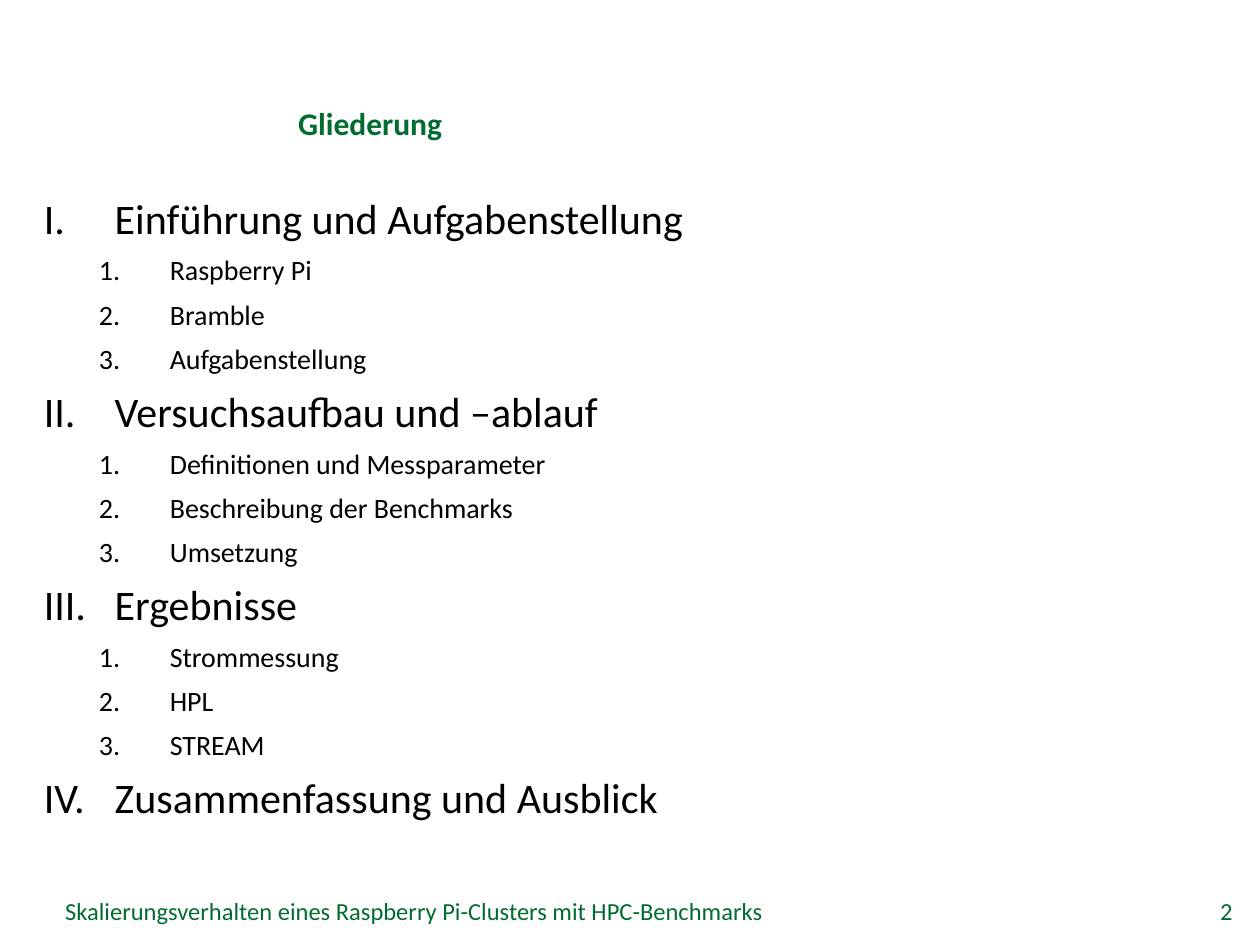
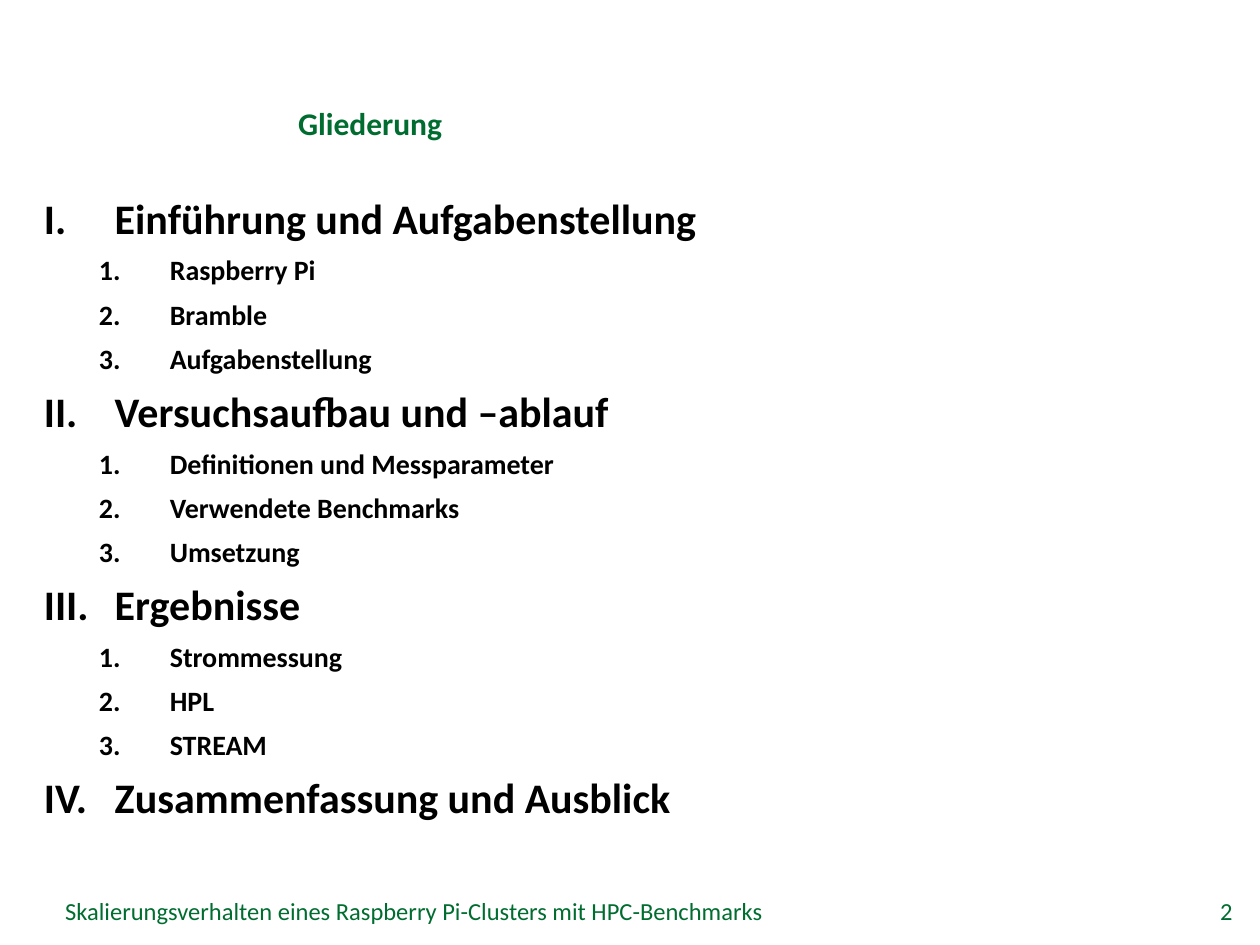
Before and after one commit to missgreenwood/bachelor-arbeit, a slide deck: slide 2 of Disputation/grei14.pptx. Drawn at 1260x945 pixels with LibreOffice and Linux fonts; fonts in the diff are those of the drawing; background and template pictures are left out. Boxes give left, top, right and bottom in pixels: in the first picture for what was removed or moved away, otherwise in the second. Text is boxed around its words. In the diff, an @@ line names an element or a change of style, - is before the commit and + after.

```diff
--- a/Disputation/grei14.pptx
+++ b/Disputation/grei14.pptx
@@ text at bbox=[115, 204, 697, 820]: bold on @@
@@ text at bbox=[170, 498, 459, 519]: text changed; bold on @@
-  2. Beschreibung der Benchmarks
+  2. Verwendete Benchmarks
```
Also in this commit, not shown: 6 other slides changed, 14 slides added, 1 other file.
